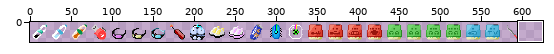
Two versions of one sprite sheet, Assets/Resources/spritesheets/items.png. Above: a wide view before the commit, with the close-up outlined.
Close-up. Before the commit:
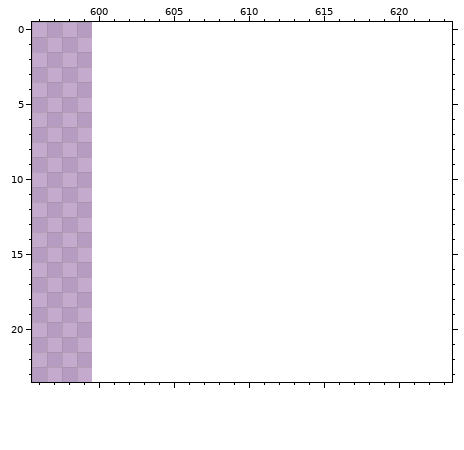
The file is 600x24 pixels. Colours within 5 levels of each other are drawn and written as one. Shown: x 596..623, y 0..23. The old version is drawn lined up with the new one, on the new canvas.
The same view after the edit:
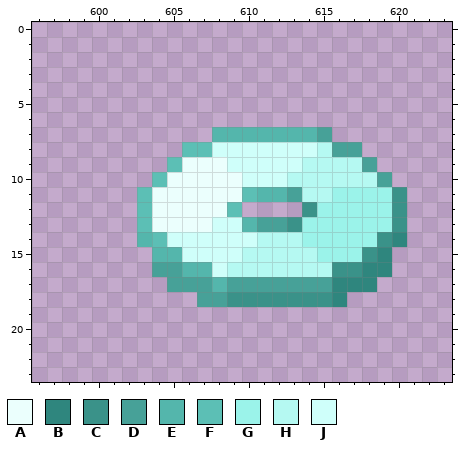
Palette (. is transparent): A #ebfffd  B #2f867e  C #3a9289  D #47a198  E #54b6ac  F #5cbfb5  G #9bf3ea  H #b5f9f2  J #cffffa
Edits made:
canvas 600x24 -> 624x24
y 7: x 608..615 ........ -> EEEEEEED
y 8: x 606..617 ............ -> FFJJJJJJJHDD
y 9: x 605..618 .............. -> FAAAJJJJJHHHHD
y 10: x 604..619 ................ -> FAAAAAJJJHHHHHHD
y 11: x 603..620 .................. -> FAAAAAAFEEDHHGGGGC
y 12: x 603..609 ....... -> FAAAAAF; x 614..620 ....... -> CGGGGGC
y 13: x 603..620 .................. -> FAAAAJJEDDCGGGGGGC
y 14: x 603..620 .................. -> EFJJJJJJHHHGGGGGCB
y 15: x 604..619 ................ -> EEJJJJHHHHHGGGCB
y 16: x 604..619 ................ -> DDEEJHHHHHHHCCBB
y 17: x 605..618 .............. -> DDDEDDDDDDDBBB
y 18: x 607..616 .......... -> DDCCCCCCCB
